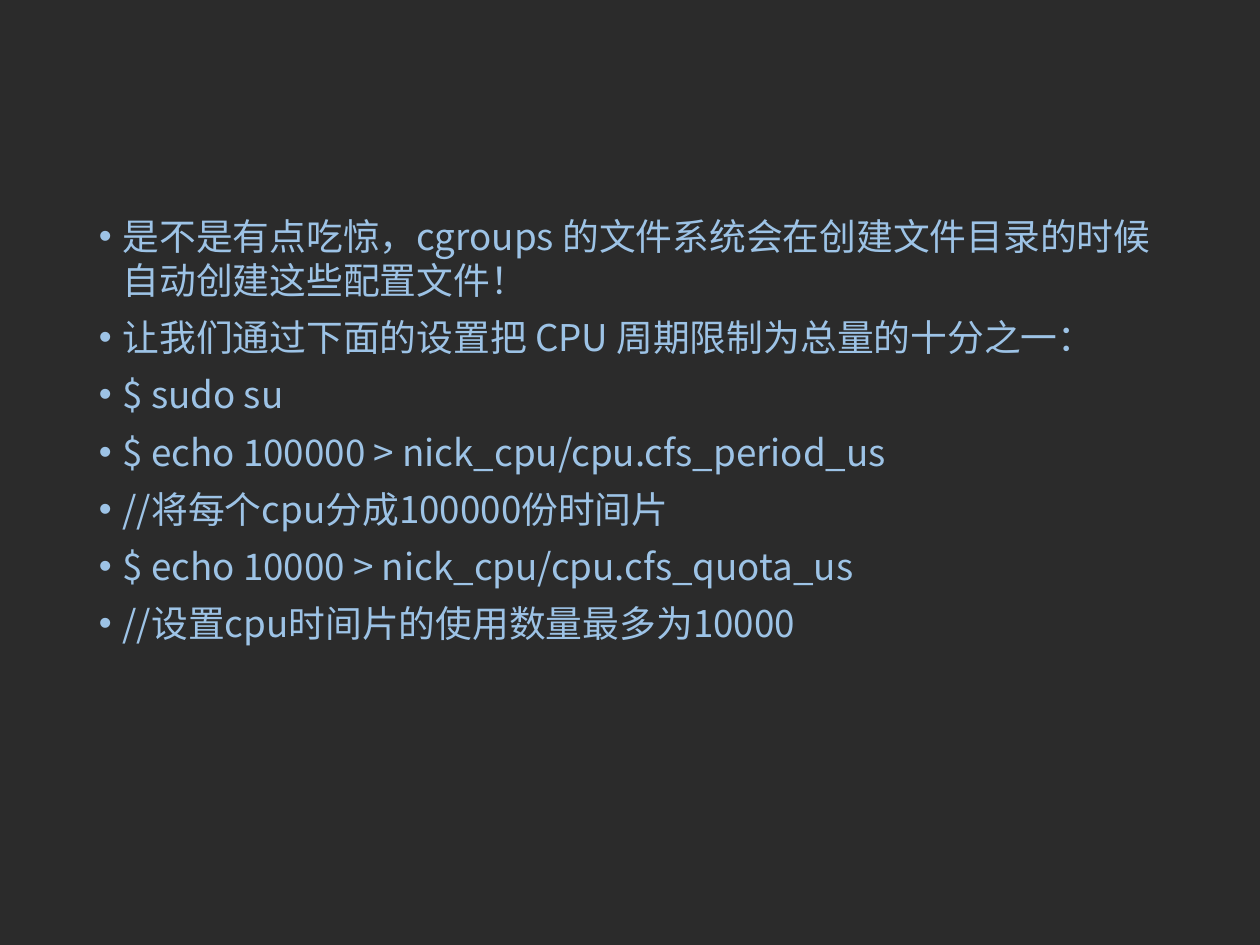
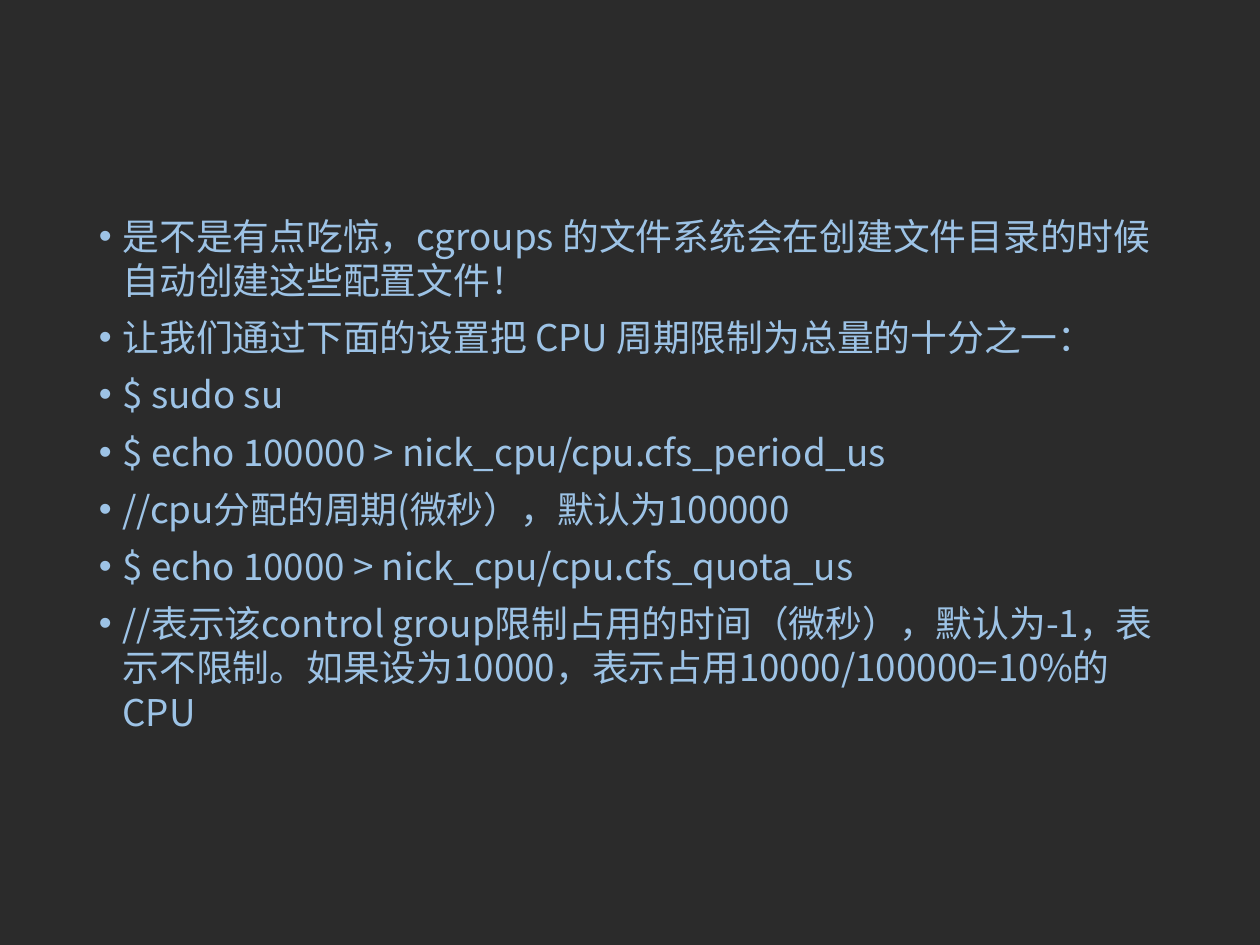
Before and after one commit to 15905100791/learning-records, a slide deck: slide 28 of Cgroups/CGroups简介.ppt. Drawn at 1260x945 pixels with LibreOffice and Linux fonts; fonts in the diff are those of the drawing; background and template pictures are left out; a plain dark background stands for a picture behind light text. Boxes give left, top, right and bottom in pixels: in the first picture for what was removed or moved away, otherwise in the second. Text is boxed around its words. In the diff, an @@ line names an element or a change of style, - is before the commit and + after.

```diff
--- a/Cgroups/CGroups简介.ppt
+++ b/Cgroups/CGroups简介.ppt
@@ text at (123,491,790,532): text changed @@
-• //将每个cpu分成100000份时间片
+• //cpu分配的周期(微秒），默认为100000
@@ text at (123,605,1153,727): text changed @@
-• //设置cpu时间片的使用数量最多为10000
+• //表示该control group限制占用的时间（微秒），默认为-1，表示不限制。如果设为10000，表示占用10000/100000=10%的CPU
```
Also in this commit, not shown: 4 other files.
